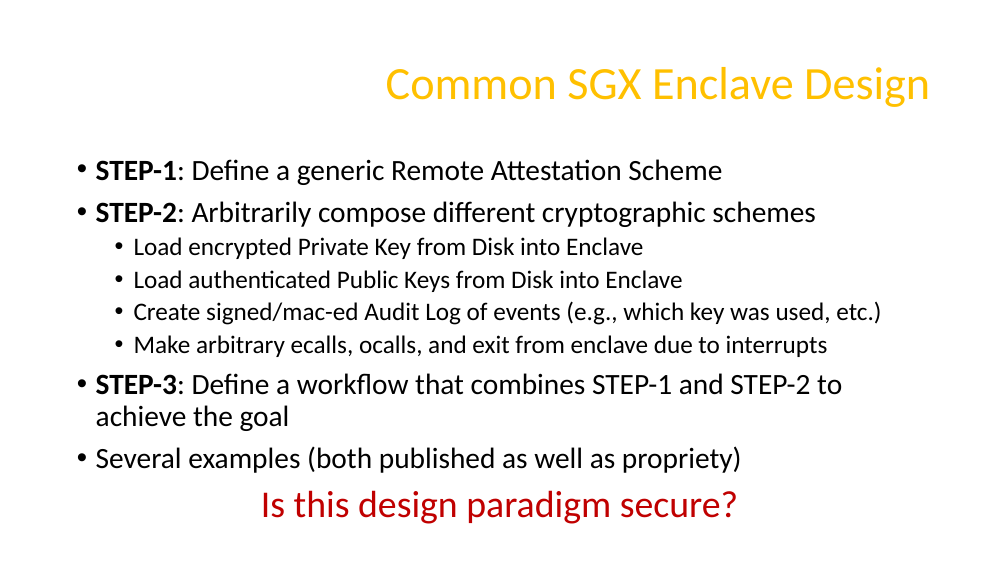
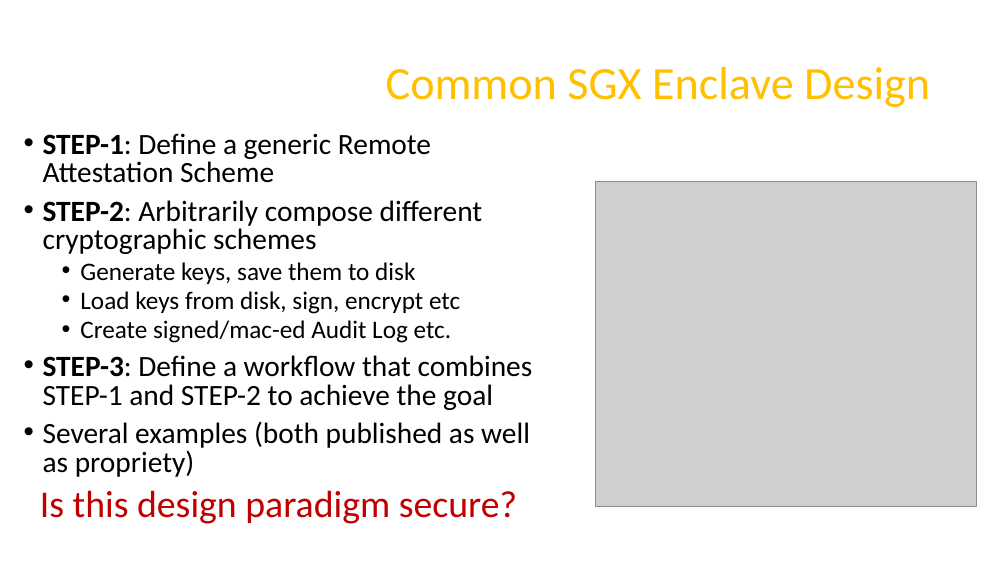
Before and after one commit to axelexic/sgx_remote_attestation_bh_17, a slide deck: slide 4 of presentation/us-17-Swami-SGX-Remote-Attestation-Is-Not-Sufficient.pptx (slide 3 before the commit). Drawn at 1008x567 pixels with LibreOffice and Linux fonts; fonts in the diff are those of the drawing; grey boxes stand for pictures; background and template pictures are left out. Boxes give left, top, right and bottom in pixels: in the first picture for what was removed or moved away, otherwise in the second. Text is boxed around its words. In the diff, an @@ line names an element or a change of style, - is before the commit and + after.

```diff
--- a/presentation/us-17-Swami-SGX-Remote-Attestation-Is-Not-Sufficient.pptx
+++ b/presentation/us-17-Swami-SGX-Remote-Attestation-Is-Not-Sufficient.pptx
@@ text "STEP-1: Define a generic Remote ...": place and size @@
-text "STEP-1: Define a generic Remote ..." at box(96, 159, 881, 524)
+text "STEP-1: Define a generic Remote ..." at box(40, 133, 533, 524)
@@ text at box(40, 133, 533, 524): line spacing 0.9 to 0.8 @@
@@ picture added at box(595, 181, 977, 507) @@
@@ text at box(80, 262, 460, 343): text changed @@
-  • Load encrypted Private Key from Disk into Enclave
-  • Load authenticated Public Keys from Disk into Enclave
-  • Create signed/mac-ed Audit Log of events (e.g., which key was used, etc.)
-  • Make arbitrary ecalls, ocalls, and exit from enclave due to interrupts
+  • Generate keys, save them to disk
+  • Load keys from disk, sign, encrypt etc
+  • Create signed/mac-ed Audit Log etc.
```
Also in this commit, not shown: 6 other slides changed, 2 slides added, 1 slide removed.
